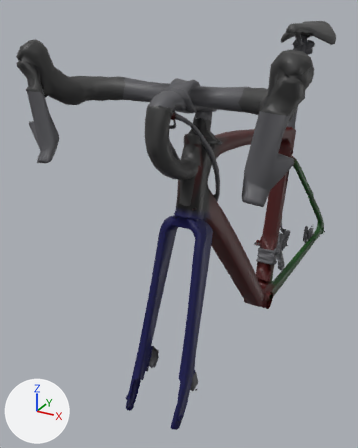
Two versions of the glTF model apps/client/public/models/bikes/roubaix/roubaix54_lod2.glb, one commit apart.
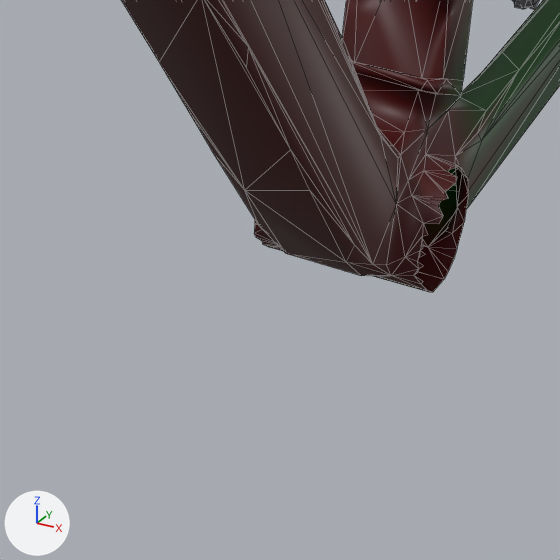
Each version appears first whole from a 50 mm camera at (0.394, -1.195, 1.036) aimed at (-0.161, -0.187, 0.532), and next in a close-up on the part from 58% to 80% of the width and 60% to 77% of the height. Lighting does not change. The marker at lower left points along +X, +Y and +Z. The older version's two pictures come first. The close-ups show mesh edges as thin lines. Vertices at exactly the same position are counted once.

Script lines for the objects in view, before the commit:
```python
me_frame = bpy.data.meshes.new('frame')
me_frame.from_pydata(...)  # 1788 vertices, 3021 faces; spans x -0.081..0.08, y -0.567..0.465, z 0.145..0.9
# faces by material slot: [1725, 961, 61, 274]
me_frame.materials.append(mat_frame)
me_frame.materials.append(mat_components)  # dark grey #59595d
me_frame.materials.append(mat_boot)  # dark grey #3f3f3f
me_frame.materials.append(mat_bar_tape)  # dark grey #3f3f3f
ob_frame = bpy.data.objects.new('frame', me_frame)
ob_frame.location = (0.0, 0.0, 0.0)
```
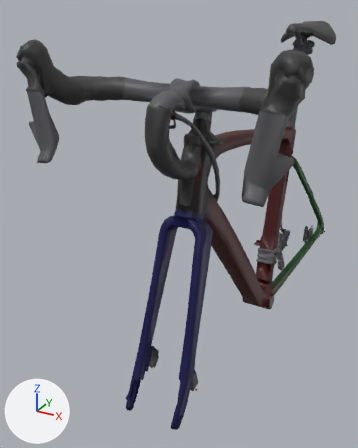
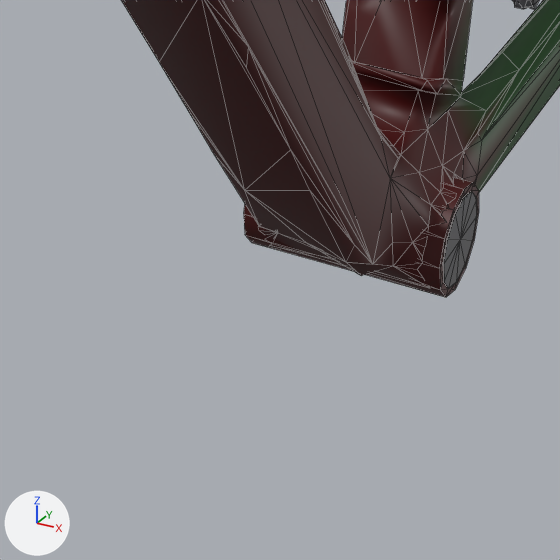
The change, as JSON lines over the scene's bpy script:
```json
{"block": "me_frame", "where": "# used by ob_frame; location = (0.0, 0.0, 0.0)"}
{"op": "remove", "block": "me_frame", "code": "me_frame.from_pydata(...)  # 1788 vertices, 3021 faces; spans x -0.081..0.08, y -0.567..0.465, z 0.145..0.9"}
{"op": "add", "block": "me_frame", "code": "me_frame.from_pydata(...)  # 1827 vertices, 3077 faces; spans x -0.081..0.08, y -0.567..0.465, z 0.145..0.9"}
{"block": "me_frame", "change": "me_frame part 1: a new loose piece of 48 vertices spanning x -0.041..0.041, y -0.023..0.023, z 0.235..0.281, in mat_frame"}
{"block": "me_frame", "change": "me_frame part 2: a new loose piece of 13 vertices spanning x 0.041, y -0.02..0.02, z 0.239..0.278, in mat_components (dark grey #59595d)"}
{"block": "me_frame", "change": "me_frame part 3"}
{"block": "me_frame", "change": "51 vertices are removed from x -0.037..0.039, y -0.028..0.023, z 0.237..0.289"}
{"block": "me_frame", "change": "75 faces are deleted"}
{"block": "me_frame", "change": "54 vertices move from x -0.036..0.039, y -0.037..0.032, z 0.243..0.29 to x -0.036..0.039, y -0.05..0.048, z 0.244..0.305"}
{"block": "me_frame", "change": "16 vertices are added at x -0.036..0.039, y -0.022..0.022, z 0.241..0.28"}
{"block": "me_frame", "change": "35 new faces join them, mat_frame"}
{"block": "me_frame", "change": "other edits to the shape of me_frame do not show in these pictures"}
```

Location of each change, [x1, y1, x2, y2] in pixels of the close-ups (560 x 560 px):
```json
{"object": "frame", "change": "reshaped", "before": [121, 0, 560, 292], "after": [121, 0, 560, 297]}
{"part": 1, "of": "me_frame", "change": "added", "after": [244, 177, 479, 297]}
{"part": 2, "of": "me_frame", "change": "added", "after": [444, 191, 477, 288]}
{"part": 3, "of": "me_frame", "change": "built on", "before": [245, 0, 560, 292], "after": [245, 0, 560, 284]}
```
